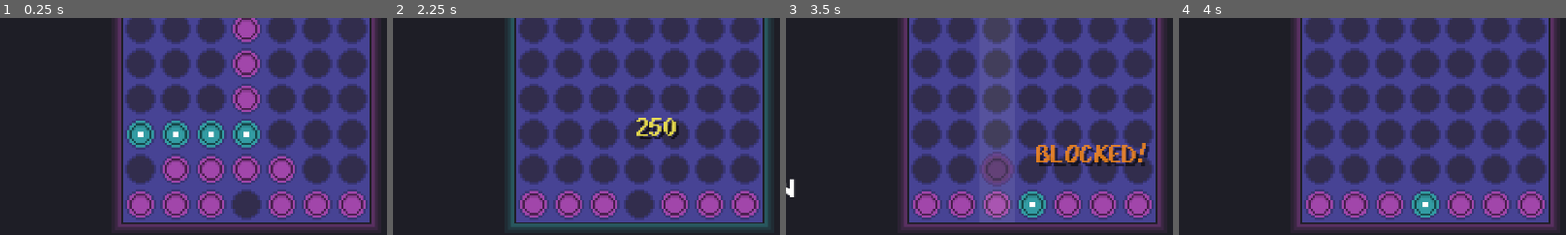
Above: before the commit, frames 1-4 (left to right).
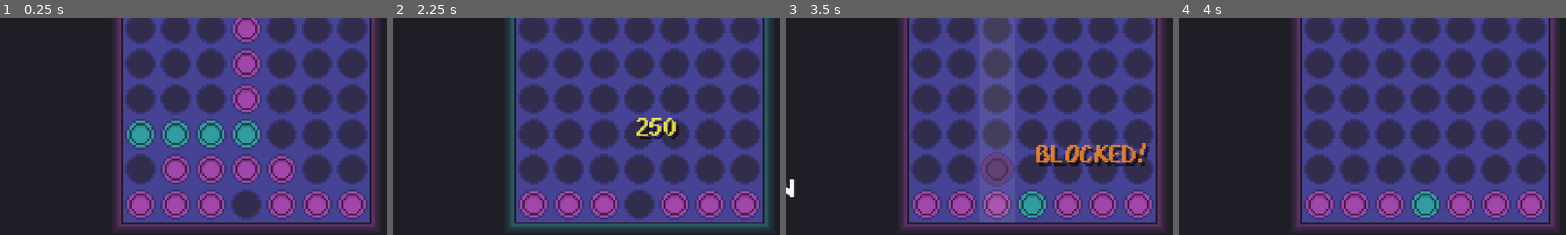
Above: after the commit, the same moments.

Repository: Huffmanz/plummet
Game: Godot game, scene res://scenes/tests/juice_test.tscn
Two runs of this game, one before a commit and one after it. Both use one fixed random seed, a clock stepped at 60 frames per second and the inputs below. The project has no main scene, so this scene is started directly.
Inputs (mouse positions are % of the whole screen's width and height, from its top left):
- Up to frame 1 (0.25 s): no input
- Up to frame 2 (2.25 s): tap Enter at 0.5, 2 s; move the mouse to (72, 45) at 0.52 s; tap R at 0.6 s; click (72, 45) at 0.67 s; tap Space at 1.25 s; move the mouse to (30, 55) at 1.27 s; tap M at 1.35 s; click (30, 55) at 1.42 s; move the mouse to (60, 28) at 2.02 s; tap T at 2.1 s; click (60, 28) at 2.17 s
- Up to frame 3 (3.5 s): move the mouse to (45, 70) at 2.77 s; tap R at 2.85 s; click (45, 70) at 2.92 s
- Up to frame 4 (4 s): move the mouse to (80, 65) at 3.52 s; tap M at 3.6 s; click (80, 65) at 3.67 s
The pictures show only the part of the screen within x 18-68%, y 50-100%; the shares and areas given below are measured in that part.

The runs differ from the first frame. In frame 1, 0.2% of the frame differs, in the area x 35-65%, y 52-55%; in frame 2, nothing differs; in frame 3, less than 0.1%; in frame 4, less than 0.1%.

Commit message:
feat: remove AI piece center dot

Diff:
--- a/scripts/animation/anim_layer.gd
+++ b/scripts/animation/anim_layer.gd
@@ -514,10 +514,6 @@
 			if gp.occupant == CellState.Occupant.PLAYER else renderer.theme.color_ai
 		var piece_rect := Rect2(gp.x, gp.cur_y, gp.cs, gp.cs)
 		renderer.theme.draw_piece(canvas, piece_rect, color)
-		if gp.occupant == CellState.Occupant.AI:
-			var dot_size := gp.cs * 0.15
-			var center := piece_rect.get_center()
-			canvas.draw_rect(Rect2(center - Vector2(dot_size, dot_size) * 0.5, Vector2(dot_size, dot_size)), Color.WHITE)
 
 
 func _draw_drop_to(canvas: CanvasItem) -> void:
--- a/scripts/visual/theme_jam.gd
+++ b/scripts/visual/theme_jam.gd
@@ -37,13 +37,6 @@
 
 func draw_ai_piece(canvas: CanvasItem, rect: Rect2, piece_type: CellState.PieceType) -> void:
 	_draw_piece_shape(canvas, rect, color_ai, piece_type)
-	# Small square center dot for accessibility — shape distinguishes AI without relying on color
-	var dot_size: float = rect.size.x * 0.15
-	var center := rect.get_center()
-	canvas.draw_rect(
-		Rect2(center - Vector2(dot_size, dot_size) * 0.5, Vector2(dot_size, dot_size) * 1.0),
-		Color.WHITE
-	)
 
 
 func draw_ghost_piece(canvas: CanvasItem, rect: Rect2) -> void:
